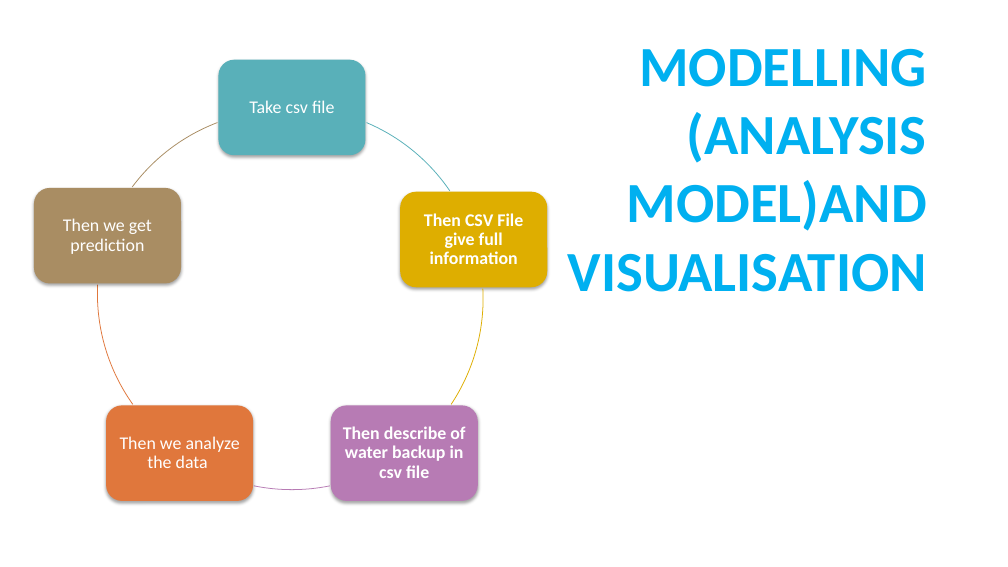
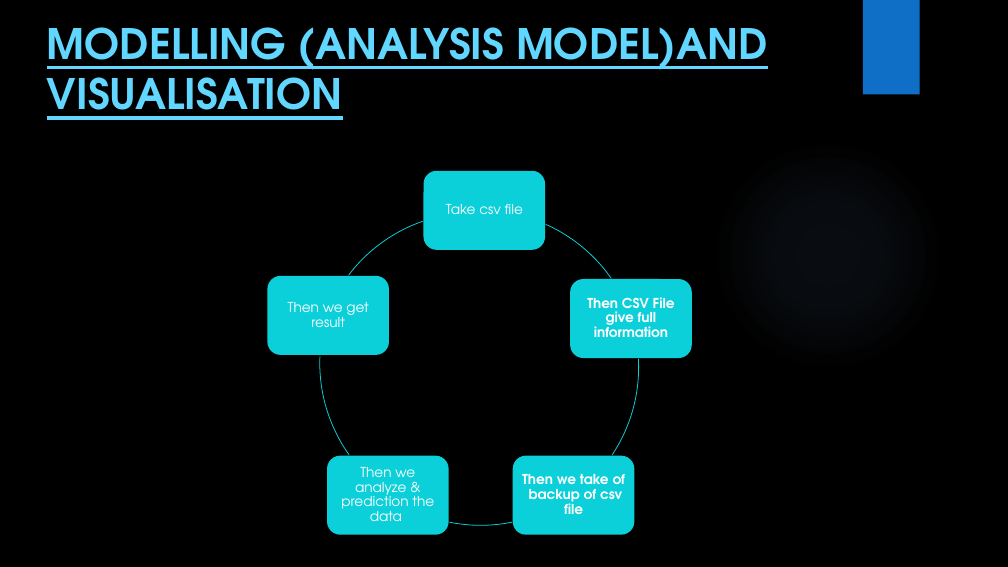
Before and after one commit to Manjima04/CORE-MODULE-5, a slide deck: slide 8 of Water Quality Data Analytics (1).pptx. Drawn at 1008x567 pixels with LibreOffice and Linux fonts; fonts in the diff are those of the drawing; background and template pictures are left out. Boxes give left, top, right and bottom in pixels: in the first picture for what was removed or moved away, otherwise in the second. Text is boxed around its words. In the diff, an @@ line names an element or a change of style, - is before the commit and + after.

```diff
--- a/Water Quality Data Analytics (1).pptx
+++ b/Water Quality Data Analytics (1).pptx
@@ background #FFFFFF to picture (left out) @@
@@ title "MODELLING (ANALYSIS MODEL)AND VISUALISATION": place and size @@
-title "MODELLING (ANALYSIS MODEL)AND VISUALISATION" at bbox=[568, 48, 927, 292]
+title "MODELLING (ANALYSIS MODEL)AND VISUALISATION" at bbox=[47, 27, 768, 120]
@@ title "MODELLING (ANALYSIS MODEL)AND VISUALISATION" at bbox=[47, 27, 768, 120]: size 54 to 40 pt, font Calibri to TeX Gyre Adventor, text colour #00B0F0 to #61D6FF, letter outline #59B0B9 0.52 pt to #009DD9 0.52 pt, underline on; alignment right to left; vertical alignment middle to top @@
@@ rectangle added at bbox=[863, 0, 920, 95], fill #0F6FC6 @@
@@ group removed at bbox=[34, 60, 483, 501]: 5 freeform shapes, 3 rounded rectangles @@
@@ ellipse added at bbox=[712, 138, 944, 371], fill gradient #82B1E5 @@
@@ rounded rectangle: place and size @@
-rounded rectangle at bbox=[400, 192, 547, 287]
+rounded rectangle at bbox=[423, 171, 545, 250]
@@ rounded rectangle at bbox=[423, 171, 545, 250]: fill #DEAE00 to #0BD0D9; shadow changed @@
@@ text "Take csv file": place and size @@
-text "Take csv file" at bbox=[249, 100, 334, 113]
+text "Take csv file" at bbox=[446, 204, 523, 214]
@@ text "Take csv file" at bbox=[446, 204, 523, 214]: size 17 to 13 pt, font Calibri to TeX Gyre Adventor; less space between paragraphs @@
@@ group added at bbox=[268, 206, 692, 535]: 5 freeform shapes, 3 rounded rectangles @@
@@ text "Then CSV File give full ..." at bbox=[587, 297, 675, 337]: size 17 to 13 pt, font Calibri to TeX Gyre Adventor; less space between paragraphs @@
@@ text "Then CSV File give full ...": place and size @@
-text "Then CSV File give full ..." at bbox=[424, 213, 523, 264]
+text "Then CSV File give full ..." at bbox=[587, 297, 675, 337]
@@ text at bbox=[288, 302, 368, 327]: text changed; size 17 to 13 pt; font Calibri to TeX Gyre Adventor @@
-Then we get prediction
+Then we get result
@@ rounded rectangle: place and size @@
-rounded rectangle at bbox=[331, 405, 479, 501]
+rounded rectangle at bbox=[327, 456, 449, 535]
@@ rounded rectangle at bbox=[327, 456, 449, 535]: fill #B77BB4 to #0BD0D9; shadow changed @@
@@ text at bbox=[341, 467, 434, 521]: text changed; size 17 to 13 pt; font Calibri to TeX Gyre Adventor @@
-Then we analyze the data
+Then we analyze & prediction the data
@@ text at bbox=[522, 474, 626, 514]: text changed; size 17 to 13 pt; font Calibri to TeX Gyre Adventor @@
-Then describe of water backup in csv file
+Then we take of backup of csv file
```
Also in this commit, not shown: 9 other slides changed, 3 slides added, 1 slide removed, 2 other files.
